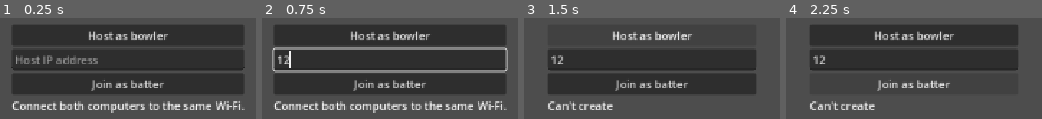
Above: before the commit, frames 1-4 (left to right).
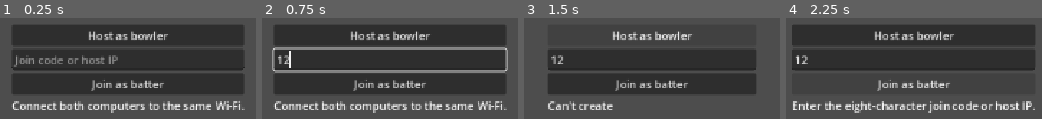
Above: after the commit, the same moments.

Repository: aranmahadevan108-prog/Real-Work-Haven
Game: Godot game, scene res://lan_lobby.tscn
The game is run twice, just before and just after one commit, with the same random seed, the same clock (stepped at 60 frames per second) and the same inputs. This scene is started directly instead of the project's main scene.
Inputs (mouse positions are in pixels of both pictures, inside the frame that each line leads up to):
- Up to frame 1 (0.25 s): no input
- Up to frame 2 (0.75 s): click (390, 59) at 0.52 s; type "12" at 0.6 s
- Up to frame 3 (1.5 s): click "Host as bowler" at 1.25 s
- Up to frame 4 (2.25 s): click "Join as batter" at 2 s

The runs differ from the first frame. In frame 1, 1.8% of the frame differs, in the area x 5-47%, y 36-49%; in frame 2, nothing differs; in frame 3, nothing differs; in frame 4, 9.6%, in the area x 2-98%, y 6-95%.

Commit message:
Join code

Diff:
--- a/lan_lobby.gd
+++ b/lan_lobby.gd
@@ -17,9 +17,9 @@
 
 func _ready() -> void:
 	multiplayer.peer_connected.connect(_on_peer_connected)
-	multiplayer.peer_disconnected.connect(func(_id: int): _leave("Player disconnected."))
-	multiplayer.connection_failed.connect(func(): _leave("Could not connect. Check the host IP."))
-	multiplayer.server_disconnected.connect(func(): _leave("Host disconnected."))
+	multiplayer.peer_disconnected.connect(func(_id: int): _leave("Player disconnected."), CONNECT_DEFERRED)
+	multiplayer.connection_failed.connect(func(): _leave("Could not connect. Check the code and Wi-Fi."), CONNECT_DEFERRED)
+	multiplayer.server_disconnected.connect(func(): _leave("Host disconnected."), CONNECT_DEFERRED)
 	$UI/Lobby/Controls/Host.pressed.connect(_connect_game.bind(true))
 	$UI/Lobby/Controls/Join.pressed.connect(_connect_game.bind(false))
 	swing_button.pressed.connect(_send_swing)
@@ -27,16 +27,34 @@
 func _connect_game(host: bool) -> void:
 	if multiplayer.multiplayer_peer is ENetMultiplayerPeer:
 		return
-	if not host and address.text.strip_edges().is_empty():
-		status.text = "Enter the host IP address."
-		return
+	var host_ip := address.text.strip_edges()
+	if not host and not host_ip.is_valid_ip_address():
+		if host_ip.length() != 8 or not host_ip.is_valid_hex_number() or host_ip[0] in ["+", "-"]:
+			status.text = "Enter the eight-character join code or host IP."
+			return
+		host_ip = "%d.%d.%d.%d" % Array(host_ip.hex_decode())
 	var peer := ENetMultiplayerPeer.new()
-	var result := peer.create_server(PORT, 1) if host else peer.create_client(address.text.strip_edges(), PORT)
+	var result := peer.create_server(PORT, 1) if host else peer.create_client(host_ip, PORT)
 	if result != OK:
 		status.text = error_string(result)
 		return
 	multiplayer.multiplayer_peer = peer
-	status.text = "Waiting for batter on port %d…" % PORT if host else "Connecting…"
+	status.text = "Connecting…"
+	if host:
+		address.text = _join_code()
+		address.editable = false
+		status.text = "Waiting for batter. Share the code above." if not address.text.is_empty() else "Waiting for batter. Share your local IP."
+
+func _join_code() -> String:
+	var addresses := IP.get_local_addresses()
+	for network in IP.get_local_interfaces():
+		if network["name"] in ["en0", "wlan0"]:
+			addresses = PackedStringArray(network["addresses"]) + addresses
+	for ip in addresses:
+		if "." in ip and ":" not in ip and not ip.begins_with("127.") and not ip.begins_with("169.254."):
+			var octets := Array(ip.split(".")).map(func(part: String) -> int: return int(part))
+			return PackedByteArray(octets).hex_encode().to_upper()
+	return ""
 
 func _on_peer_connected(id: int) -> void:
 	if multiplayer.is_server():
@@ -125,4 +143,5 @@
 	batting.hide()
 	over_label.hide()
 	lobby.show()
+	address.editable = true
 	status.text = message
--- a/lan_lobby.tscn
+++ b/lan_lobby.tscn
@@ -22,7 +22,7 @@
 
 [node name="Address" type="LineEdit" parent="UI/Lobby/Controls"]
 layout_mode = 2
-placeholder_text = "Host IP address"
+placeholder_text = "Join code or host IP"
 
 [node name="Join" type="Button" parent="UI/Lobby/Controls"]
 layout_mode = 2
